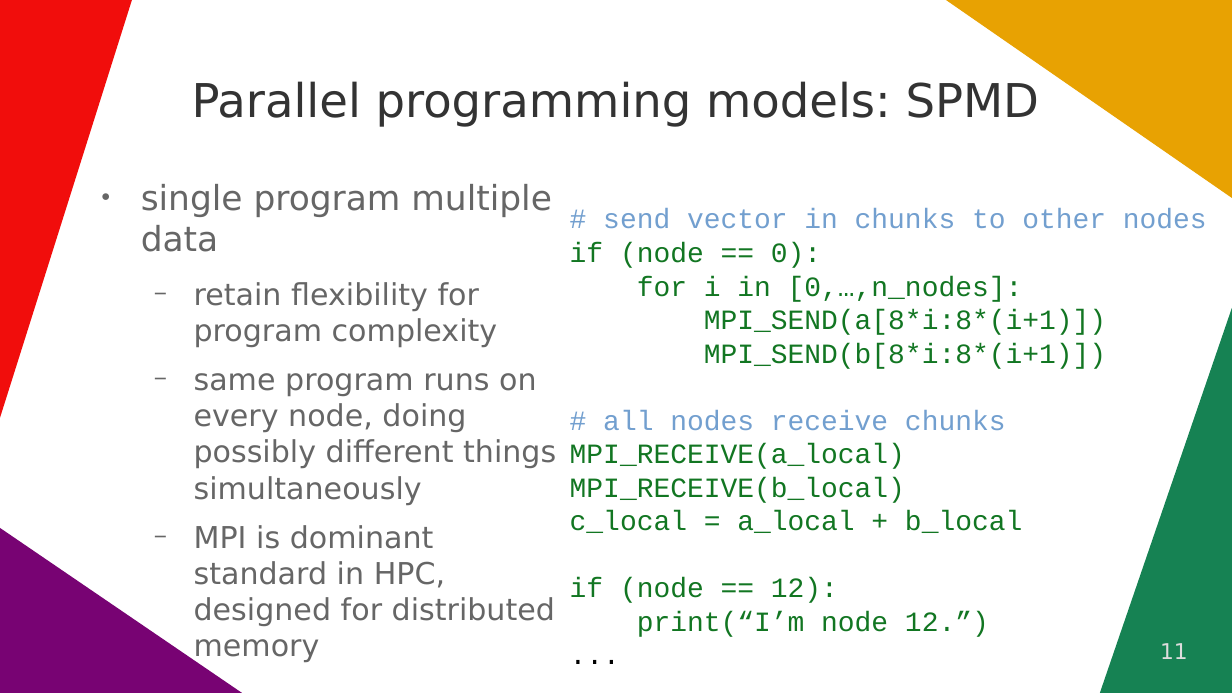
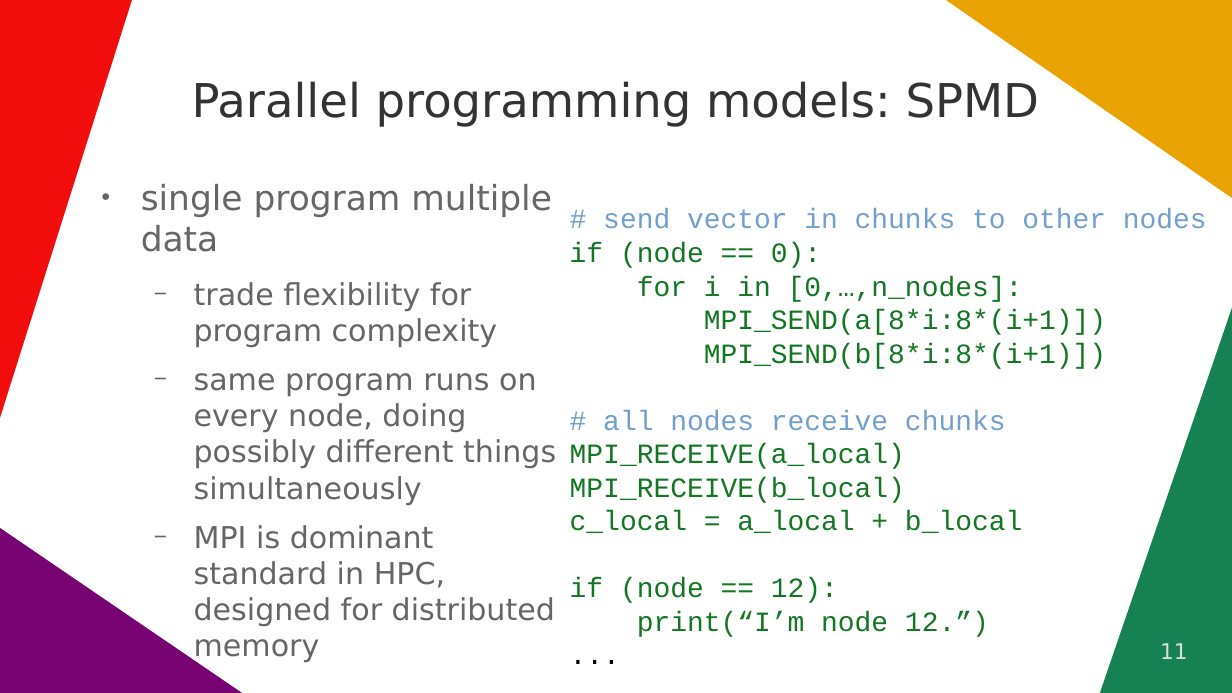
Before and after one commit to ghbrown/chapel-introduction, a slide deck: slide 11 of User introduction to Chapel - G. H. Brown.odp. Drawn at 1232x693 pixels with LibreOffice and Linux fonts; fonts in the diff are those of the drawing. Boxes give left, top, right and bottom in pixels: in the first picture for what was removed or moved away, otherwise in the second. Text is boxed around its words. In the diff, an @@ line names an element or a change of style, - is before the commit and + after.

```diff
--- a/User introduction to Chapel - G. H. Brown.odp
+++ b/User introduction to Chapel - G. H. Brown.odp
@@ text at [194,282,498,347]: text changed @@
-  − retain flexibility for program complexity
+  − trade flexibility for program complexity
```
Also in this commit, not shown: 4 other slides changed, 1 slide added, 4 slides removed, 1 other file.
